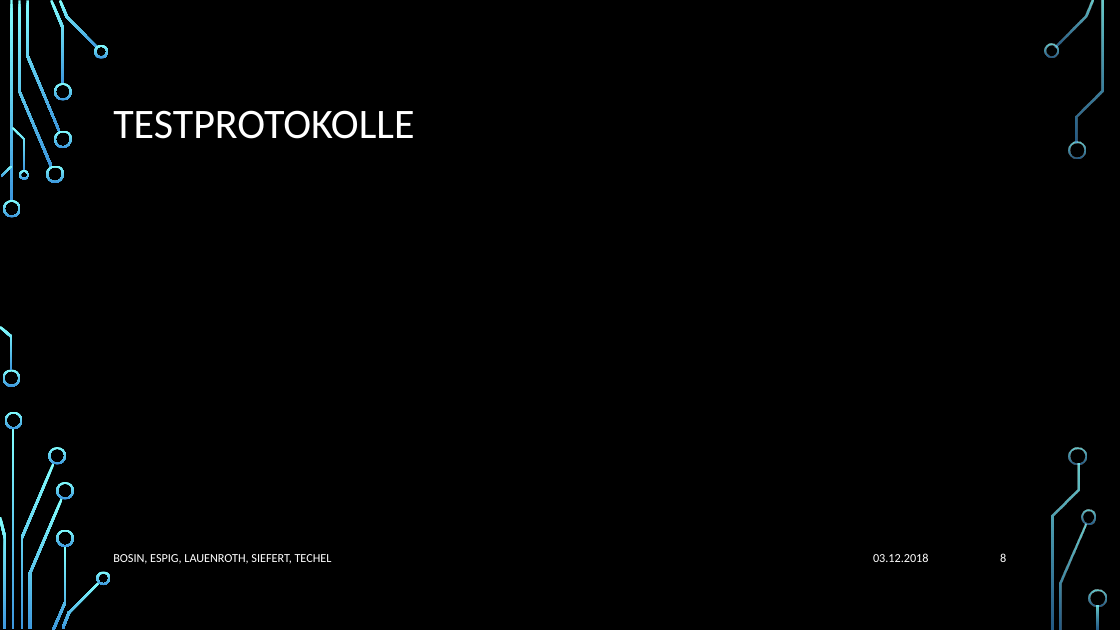
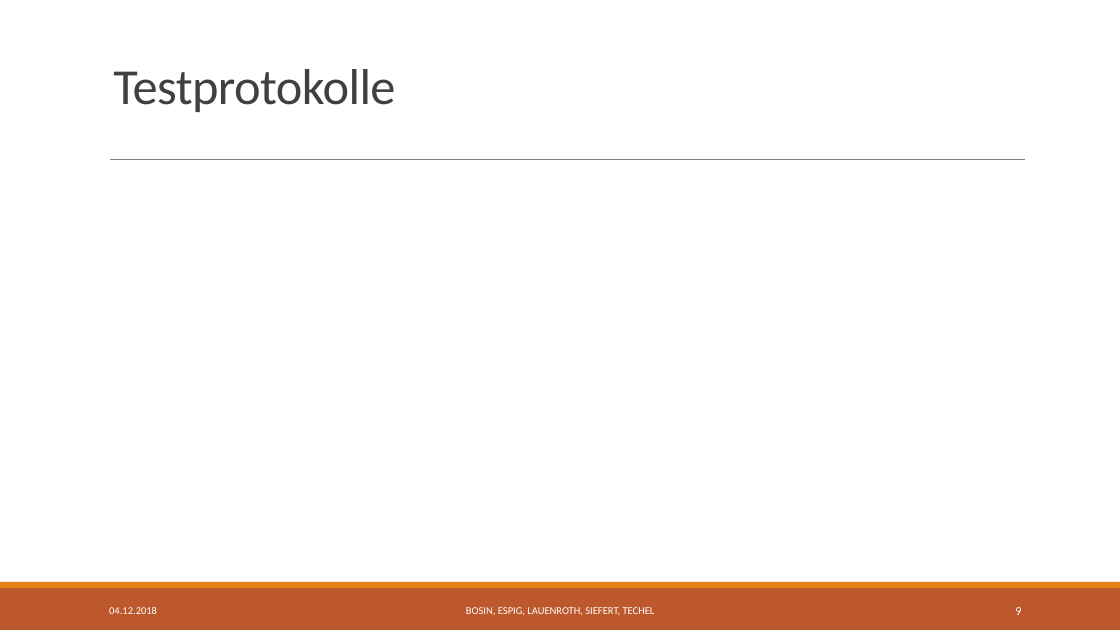
Before and after one commit to Jotec1705/SE-Project2018, a slide deck: slide 9 of Dokumente/02_Arbeitsbereich/01_Projekthandbuch/TouchDown Präsentation UniRisk.pptx (slide 8 before the commit). Drawn at 1120x630 pixels with LibreOffice and Linux fonts; fonts in the diff are those of the drawing; background and template pictures are left out. Boxes give left, top, right and bottom in pixels: in the first picture for what was removed or moved away, otherwise in the second. Text is boxed around its words. In the diff, an @@ line names an element or a change of style, - is before the commit and + after.

```diff
--- a/Dokumente/02_Arbeitsbereich/01_Projekthandbuch/TouchDown Präsentation UniRisk.pptx
+++ b/Dokumente/02_Arbeitsbereich/01_Projekthandbuch/TouchDown Präsentation UniRisk.pptx
@@ background picture (left out) to #FFFFFF @@
@@ title "Testprotokolle" at <box>113,69,395,112</box>: vertical alignment middle to bottom @@
@@ title at <box>113,69,395,112</box>: text changed; size 36 to 43.2 pt; text colour #FFFFFF to #404040 @@
-TESTPROTOKOLLE
+Testprotokolle
@@ line added from (110, 160) to (1026, 160), #808080 0.5 pt @@
@@ rectangle added at <box>0,588,1120,630</box>, fill #BD582C @@
@@ rectangle added at <box>0,582,1120,588</box>, fill #E48312 @@
@@ text "BOSIN, ESPIG, LAUENROTH, SIEFERT, TECHEL": place and size @@
-text "BOSIN, ESPIG, LAUENROTH, SIEFERT, TECHEL" at <box>113,554,332,564</box>
+text "BOSIN, ESPIG, LAUENROTH, SIEFERT, TECHEL" at <box>466,607,655,615</box>
@@ text "BOSIN, ESPIG, LAUENROTH, SIEFERT, TECHEL" at <box>466,607,655,615</box>: size 10.5 to 9 pt; alignment left to centre @@
@@ text at <box>109,607,157,614</box>: text changed; size 10.5 to 9 pt @@
-03.12.2018
+04.12.2018
@@ page number at <box>1015,607,1021,615</box>: text changed @@
-8
+9
@@ group removed at <box>0,0,1107,630</box>: 33 freeform shapes, 3 rectangles @@
```
Also in this commit, not shown: 10 other slides changed, 1 slide added.
